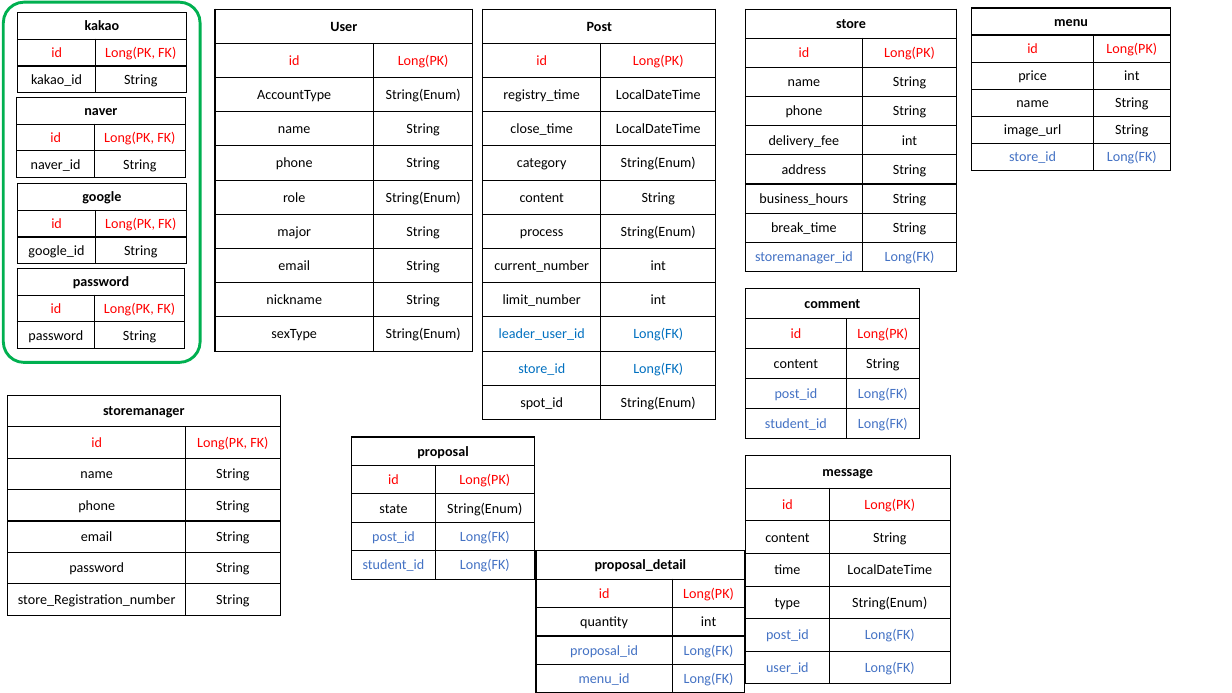
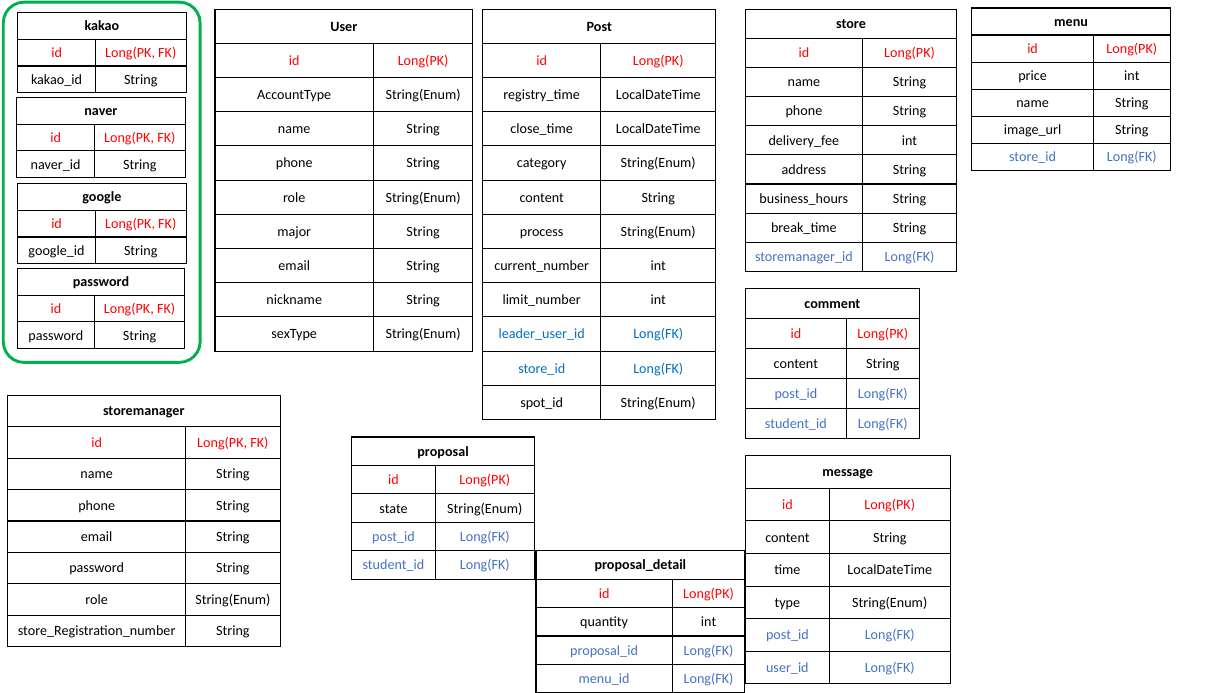
Before and after one commit to 1-n-Fee/1-n-Server, a slide deck: slide 1 of DB 설계.pptx. Drawn at 1232x693 pixels with LibreOffice and Linux fonts; fonts in the diff are those of the drawing. Boxes give left, top, right and bottom in pixels: in the first picture for what was removed or moved away, otherwise in the second. Text is boxed around its words. In the diff, an @@ line names an element or a change of style, - is before the commit and + after.

```diff
--- a/DB 설계.pptx
+++ b/DB 설계.pptx
@@ table at (7,396,280,647) @@
+row 7: role | String(Enum)
```
Also in this commit, not shown: 1 other file.
